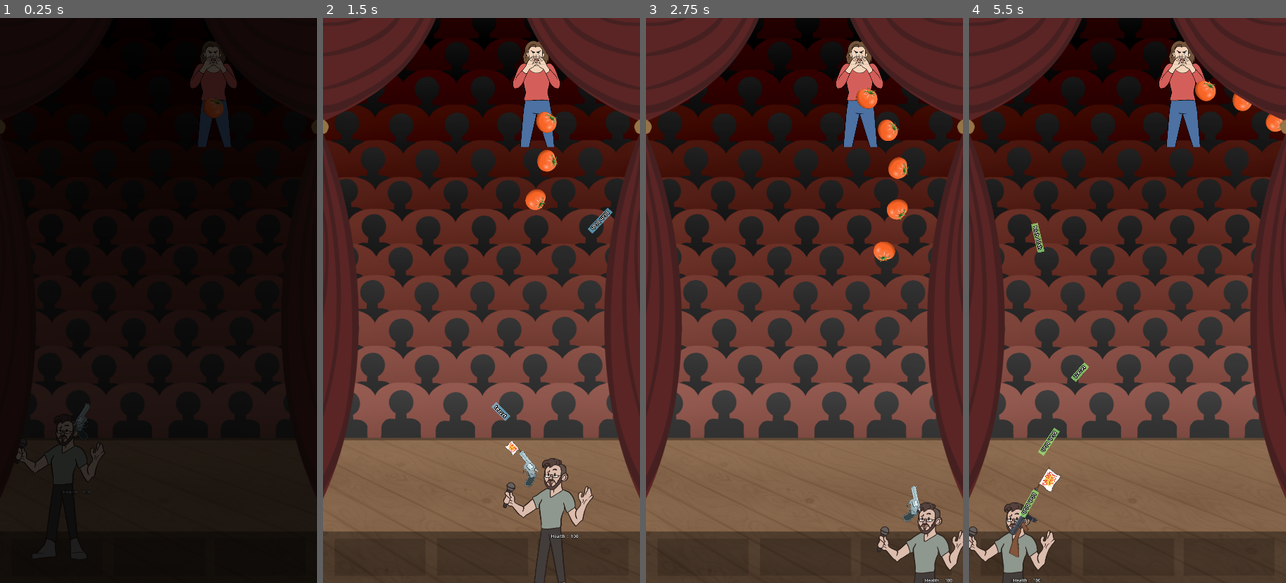
Above: before the commit, frames 1-4 (left to right).
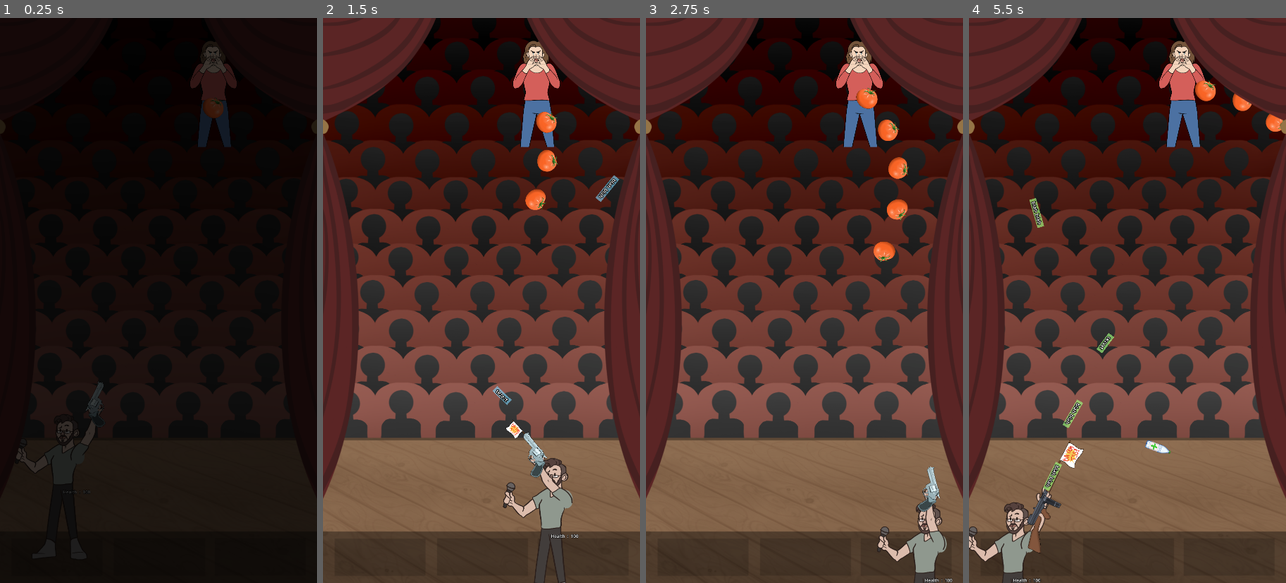
Above: after the commit, the same moments.

Repository: danmiltenberger/GlobalGameJam
Game: Godot game, scene res://LevelControl/root.tscn
Two runs of this game, one before a commit and one after it. Both use one fixed random seed, a clock stepped at 60 frames per second and the inputs below.
Inputs (mouse positions are in pixels of both pictures, inside the frame that each line leads up to):
- Up to frame 1 (0.25 s): no input
- Up to frame 2 (1.5 s): move the mouse to (551, 272) at 0.52 s; press the mouse at (551, 272) at 0.53 s; hold Right (ui_right) 0.53-1.28 s; move the mouse to (418, 328) at 1.27 s; release the mouse at (418, 328) at 1.28 s; hold Down (ui_down) from 1.28 s (still down); click (418, 328) at 1.35 s
- Up to frame 3 (2.75 s): move the mouse to (836, 176) at 2.02 s; release Down (ui_down) at 2.03 s; press the mouse at (836, 176) at 2.03 s; hold Right (ui_right) from 2.03 s (still down); tap 1 (weapon1) at 2.1 s
- Up to frame 4 (5.5 s): move the mouse to (1111, 413) at 2.77 s; release Right (ui_right) at 2.78 s; release the mouse at (1111, 413) at 2.78 s; hold Up (ui_up) 2.78-3.53 s; tap 2 (weapon2) at 2.85 s; click (1111, 413) at 3.05 s; move the mouse to (1222, 385) at 3.52 s; press the mouse at (1222, 385) at 3.53 s; hold Left (ui_left) 3.53-5.03 s; tap 3 (weapon3) at 3.6 s; move the mouse to (1032, 215) at 4.27 s; release the mouse at (1032, 215) at 4.28 s; click (1032, 215) at 4.35 s; move the mouse to (1143, 300) at 5.02 s; press the mouse at (1143, 300) at 5.03 s; hold Down (ui_down) from 5.03 s (still down)

The runs differ from the first frame. In frame 1, 0.3% of the frame differs, in the area x 22-33%, y 64-82%; in frame 2, 1.3%; in frame 3, 0.8%; in frame 4, 2.0%, in the area x 12-64%, y 31-98%.

Commit message:
Rotating arm with gun graphics

Diff:
--- a/Player.gd
+++ b/Player.gd
@@ -11,10 +11,12 @@
 @export var health: int = 100
 
 @onready var inspect_component: InspectComponent = $InspectComponent
+@onready var arm: Node2D = $Arm
+@export var base_arm_degs := -75.0
 
-@onready var gun1: Node2D = $Gun1
-@onready var gun2: Node2D = $Gun2
-@onready var gun3: Node2D = $Gun3
+@onready var gun1: Node2D = $Arm/Gun1
+@onready var gun2: Node2D = $Arm/Gun2
+@onready var gun3: Node2D = $Arm/Gun3
 @onready var guns = [gun1, gun2, gun3]
 @onready var currentGun = gun1
 
@@ -42,6 +44,16 @@
 		currentGun = gun3
 		update_gun()
 
+	# aim at mouse
+	var mouse_world_pos := get_global_mouse_position()
+	var arm_to_mouse := mouse_world_pos - arm.global_position
+	var angle_to_mouse_raw := arm_to_mouse.angle()
+	var is_right = abs(angle_to_mouse_raw) < PI/2
+	print_debug(is_right)
+	arm.global_rotation = angle_to_mouse_raw + deg_to_rad(base_arm_degs if is_right else -base_arm_degs)
+	arm.scale.y = 1 if is_right else -1
+	currentGun.is_right = is_right
+
 	# health
 	var inspect_dict: Dictionary = {
 		"Health" : health
--- a/Player/player.tscn
+++ b/Player/player.tscn
@@ -1,7 +1,8 @@
-[gd_scene load_steps=8 format=3 uid="uid://4jg1cfimm6ej"]
+[gd_scene load_steps=9 format=3 uid="uid://4jg1cfimm6ej"]
 
 [ext_resource type="Script" path="res://Player.gd" id="1_dt1rp"]
-[ext_resource type="Texture2D" uid="uid://cc2cowvhkm3tr" path="res://Graphics/Sully.png" id="2_3y420"]
+[ext_resource type="Texture2D" uid="uid://djxb4aacauf7j" path="res://Graphics/SullyBody.png" id="2_bddrt"]
+[ext_resource type="Texture2D" uid="uid://djm8c4ll0nttp" path="res://Graphics/SullyArm.png" id="3_1qi6t"]
 [ext_resource type="PackedScene" uid="uid://d1i32see57qax" path="res://Custom Components/inspect_component.tscn" id="3_7akyb"]
 [ext_resource type="PackedScene" uid="uid://pioiwm2jyoih" path="res://Weapons/gun_1.tscn" id="4_5ap0g"]
 [ext_resource type="PackedScene" uid="uid://bl4pfjln2i4ur" path="res://Weapons/gun_2.tscn" id="5_wixu5"]
@@ -22,20 +23,32 @@
 speed = 750
 
 [node name="Sprite2D" type="Sprite2D" parent="."]
-texture = ExtResource("2_3y420")
+texture = ExtResource("2_bddrt")
 region_rect = Rect2(256, 512, 64, 64)
+
+[node name="Arm" type="Sprite2D" parent="."]
+position = Vector2(97, -236)
+rotation = -1.309
+texture = ExtResource("3_1qi6t")
+offset = Vector2(21.9262, 136.005)
+region_rect = Rect2(256, 512, 64, 64)
+
+[node name="Gun1" parent="Arm" instance=ExtResource("4_5ap0g")]
+position = Vector2(104.33, 87.9961)
+rotation = 1.31598
+scale = Vector2(1.24105, 1.24105)
+
+[node name="Gun2" parent="Arm" instance=ExtResource("5_wixu5")]
+position = Vector2(96.4732, 197.77)
+rotation = 1.31598
+
+[node name="Gun3" parent="Arm" instance=ExtResource("6_nhj0i")]
+position = Vector2(98.2341, 215.933)
+rotation = 1.31598
+scale = Vector2(0.943242, 0.959444)
 
 [node name="InspectComponent" parent="." instance=ExtResource("3_7akyb")]
 
 [node name="CollisionShape2D" type="CollisionShape2D" parent="."]
 position = Vector2(10, -263)
 shape = SubResource("CapsuleShape2D_dddic")
-
-[node name="Gun1" parent="." instance=ExtResource("4_5ap0g")]
-position = Vector2(0, -308)
-
-[node name="Gun2" parent="." instance=ExtResource("5_wixu5")]
-position = Vector2(0, -308)
-
-[node name="Gun3" parent="." instance=ExtResource("6_nhj0i")]
-position = Vector2(0, -308)
--- a/Weapons/gun_1.gd
+++ b/Weapons/gun_1.gd
@@ -3,6 +3,7 @@
 # when the player presses shoot, send a word in that direction
 
 @export var bullet_scn: PackedScene
+@export var is_right := true
 
 @export var cooldown_base_sec: float = 0.2
 var cooldown_remaining_sec: float = 0.0
@@ -28,19 +29,13 @@
 	right_shoot.hide()
 
 func _process(delta: float) -> void:
-	# point to mouse
-	var mouse_world_pos := get_global_mouse_position()
-	var gun_to_mouse := mouse_world_pos - global_position
-	var angle_to_mouse := gun_to_mouse.angle()
-	rotation = angle_to_mouse
-
 	# toggle left or right graphics
-	if abs(angle_to_mouse) > PI/2:
+	if is_right:
+		left.hide()
+		right.show()
+	else:
 		left.show()
 		right.hide()
-	else:
-		left.hide()
-		right.show()
 
 	# shoot automatically
 	cooldown_remaining_sec -= delta
@@ -54,7 +49,7 @@
 	var bullet := bullet_scn.instantiate() as Node2D
 	get_tree().get_current_scene().add_child(bullet)
 	bullet.global_position = marker.global_position
-	bullet.rotation = rotation + PI
+	bullet.rotation = global_rotation + PI
 	bullet.get_node("Mover").speed = bullet_speed
 	bullet.get_node("LabelResizer").set_text(line.text)
 
--- a/Weapons/gun_1.tscn
+++ b/Weapons/gun_1.tscn
@@ -5,8 +5,8 @@
 [ext_resource type="Resource" uid="uid://d38yfy77p6164" path="res://Lines/test.tres" id="3_aj14w"]
 [ext_resource type="Texture2D" uid="uid://r1nd8hyahrp8" path="res://Graphics/Gun1.png" id="3_rk0yx"]
 [ext_resource type="Resource" uid="uid://bti1vxmcl0j2j" path="res://Lines/test2.tres" id="4_p4044"]
+[ext_resource type="Texture2D" uid="uid://bokthx3wvhs7q" path="res://Graphics/Gun_Badum_Flipped.png" id="5_2ntod"]
 [ext_resource type="Texture2D" uid="uid://cbsmdr8o22exl" path="res://Graphics/Gun_Badum.png" id="6_ge2h1"]
-[ext_resource type="Texture2D" uid="uid://bokthx3wvhs7q" path="res://Graphics/Gun_Badum_Left.png" id="7_el7e0"]
 
 [node name="Gun1" type="Node2D"]
 script = ExtResource("1_kb3em")
@@ -16,29 +16,13 @@
 lifetime_sec = 5.0
 lines = Array[Resource("res://Lines/LineResource.gd")]([ExtResource("3_aj14w"), ExtResource("4_p4044")])
 
-[node name="Left" type="Node2D" parent="."]
-
-[node name="Shoot" type="Sprite2D" parent="Left"]
-position = Vector2(370.86, -48.8)
-rotation = -3.14159
-scale = Vector2(0.18, 0.18)
-texture = ExtResource("6_ge2h1")
-region_rect = Rect2(320, 576, 64, 64)
-
-[node name="Base" type="Sprite2D" parent="Left"]
-position = Vector2(258.8, -48.8)
-rotation = -3.14159
-scale = Vector2(0.18, 0.18)
-texture = ExtResource("3_rk0yx")
-region_rect = Rect2(320, 576, 64, 64)
-
 [node name="Right" type="Node2D" parent="."]
 
 [node name="Shoot" type="Sprite2D" parent="Right"]
 position = Vector2(370.86, 45.2)
 rotation = -3.14159
 scale = Vector2(0.18, -0.18)
-texture = ExtResource("7_el7e0")
+texture = ExtResource("5_2ntod")
 region_rect = Rect2(320, 576, 64, 64)
 
 [node name="Base" type="Sprite2D" parent="Right"]
@@ -48,5 +32,21 @@
 texture = ExtResource("3_rk0yx")
 region_rect = Rect2(320, 576, 64, 64)
 
+[node name="Left" type="Node2D" parent="."]
+
+[node name="Shoot" type="Sprite2D" parent="Left"]
+position = Vector2(370.86, 45.2)
+rotation = -3.14159
+scale = Vector2(0.18, -0.18)
+texture = ExtResource("6_ge2h1")
+region_rect = Rect2(320, 576, 64, 64)
+
+[node name="Base" type="Sprite2D" parent="Left"]
+position = Vector2(258.8, 45.2)
+rotation = -3.14159
+scale = Vector2(0.18, -0.18)
+texture = ExtResource("3_rk0yx")
+region_rect = Rect2(320, 576, 64, 64)
+
 [node name="InstancePoint" type="Marker2D" parent="."]
 position = Vector2(319.6, 2.08165e-12)
--- a/Weapons/gun_2.gd
+++ b/Weapons/gun_2.gd
@@ -3,6 +3,7 @@
 # when the player presses shoot, send a word in that direction
 
 @export var bullet_scn: PackedScene
+@export var is_right := true
 
 @export var cooldown_base_sec: float = 1.8
 var cooldown_remaining_sec: float = 0.0
@@ -34,19 +35,13 @@
 	right_shoot.hide()
 
 func _process(delta: float) -> void:
-	# point to mouse
-	var mouse_world_pos := get_global_mouse_position()
-	var gun_to_mouse := mouse_world_pos - global_position
-	var angle_to_mouse := gun_to_mouse.angle()
-	rotation = angle_to_mouse
-
 	# toggle left or right graphics
-	if abs(angle_to_mouse) > PI/2:
+	if is_right:
+		left.hide()
+		right.show()
+	else:
 		left.show()
 		right.hide()
-	else:
-		left.hide()
-		right.show()
 
 	# shoot automatically
 	cooldown_remaining_sec -= delta
@@ -63,7 +58,7 @@
 		var bullet := bullet_scn.instantiate() as Node2D
 		get_tree().get_current_scene().add_child(bullet)
 		bullet.global_position = marker.global_position
-		bullet.rotation = rotation + PI + deg_to_rad(degs)
+		bullet.rotation = global_rotation + PI + deg_to_rad(degs)
 		bullet.get_node("Mover").speed = bullet_speed
 		bullet.get_node("LabelResizer").set_text(line.text)
 
--- a/Weapons/gun_2.tscn
+++ b/Weapons/gun_2.tscn
@@ -5,8 +5,8 @@
 [ext_resource type="Texture2D" uid="uid://bqd180kpqj1eq" path="res://Graphics/Shotgun.png" id="2_lh22r"]
 [ext_resource type="Resource" uid="uid://d38yfy77p6164" path="res://Lines/test.tres" id="3_eypct"]
 [ext_resource type="Resource" uid="uid://bti1vxmcl0j2j" path="res://Lines/test2.tres" id="4_ckn4b"]
+[ext_resource type="Texture2D" uid="uid://bokthx3wvhs7q" path="res://Graphics/Gun_Badum_Flipped.png" id="5_o83x8"]
 [ext_resource type="Texture2D" uid="uid://cbsmdr8o22exl" path="res://Graphics/Gun_Badum.png" id="6_yfu2c"]
-[ext_resource type="Texture2D" uid="uid://bokthx3wvhs7q" path="res://Graphics/Gun_Badum_Left.png" id="7_eovrn"]
 
 [node name="Gun2" type="Node2D"]
 script = ExtResource("1_amwm8")
@@ -16,52 +16,52 @@
 lifetime_sec = 0.4
 lines = Array[Resource("res://Lines/LineResource.gd")]([ExtResource("3_eypct"), ExtResource("4_ckn4b")])
 
+[node name="Right" type="Node2D" parent="."]
+
+[node name="Shoot" type="Sprite2D" parent="Right"]
+position = Vector2(438.18, 90.6003)
+rotation = -3.14159
+scale = Vector2(0.34, -0.34)
+texture = ExtResource("5_o83x8")
+region_rect = Rect2(320, 576, 64, 64)
+
+[node name="Base" type="Sprite2D" parent="Right"]
+position = Vector2(57.8005, 76.2009)
+rotation = -3.14159
+scale = Vector2(0.38, -0.38)
+texture = ExtResource("2_lh22r")
+region_rect = Rect2(320, 576, 64, 64)
+
 [node name="Left" type="Node2D" parent="."]
 
 [node name="Shoot" type="Sprite2D" parent="Left"]
-position = Vector2(392.02, -73)
+position = Vector2(438.18, 90.6003)
 rotation = -3.14159
-scale = Vector2(0.26, 0.26)
+scale = Vector2(0.34, -0.34)
 texture = ExtResource("6_yfu2c")
 region_rect = Rect2(320, 576, 64, 64)
 
 [node name="Base" type="Sprite2D" parent="Left"]
-position = Vector2(122.6, -57)
+position = Vector2(57.8005, 76.2009)
 rotation = -3.14159
-scale = Vector2(0.26, 0.26)
-texture = ExtResource("2_lh22r")
-region_rect = Rect2(320, 576, 64, 64)
-
-[node name="Right" type="Node2D" parent="."]
-
-[node name="Shoot" type="Sprite2D" parent="Right"]
-position = Vector2(392.02, 67)
-rotation = -3.14159
-scale = Vector2(0.26, -0.26)
-texture = ExtResource("7_eovrn")
-region_rect = Rect2(320, 576, 64, 64)
-
-[node name="Base" type="Sprite2D" parent="Right"]
-position = Vector2(122.6, 51)
-rotation = -3.14159
-scale = Vector2(0.26, -0.26)
+scale = Vector2(0.38, -0.38)
 texture = ExtResource("2_lh22r")
 region_rect = Rect2(320, 576, 64, 64)
 
 [node name="InstancePoint" type="Marker2D" parent="."]
-position = Vector2(311, -33)
+position = Vector2(351, -36)
 
 [node name="InstancePoint2" type="Marker2D" parent="."]
-position = Vector2(313, -15)
+position = Vector2(353, -18)
 
 [node name="InstancePoint3" type="Marker2D" parent="."]
-position = Vector2(331, -8)
+position = Vector2(371, -11)
 
 [node name="InstancePoint4" type="Marker2D" parent="."]
-position = Vector2(331, 11)
+position = Vector2(371, 8)
 
 [node name="InstancePoint5" type="Marker2D" parent="."]
-position = Vector2(314, 17)
+position = Vector2(354, 14)
 
 [node name="InstancePoint6" type="Marker2D" parent="."]
-position = Vector2(311, 35)
+position = Vector2(351, 32)
--- a/Weapons/gun_3.gd
+++ b/Weapons/gun_3.gd
@@ -3,6 +3,7 @@
 # when the player presses shoot, send a word in that direction
 
 @export var bullet_scn: PackedScene
+@export var is_right := true
 
 @export var cooldown_base_sec: float = 0.2
 var cooldown_remaining_sec: float = 0.0
@@ -28,19 +29,13 @@
 	right_shoot.hide()
 
 func _process(delta: float) -> void:
-	# point to mouse
-	var mouse_world_pos := get_global_mouse_position()
-	var gun_to_mouse := mouse_world_pos - global_position
-	var angle_to_mouse := gun_to_mouse.angle()
-	rotation = angle_to_mouse
-
 	# toggle left or right graphics
-	if abs(angle_to_mouse) > PI/2:
+	if is_right:
+		left.hide()
+		right.show()
+	else:
 		left.show()
 		right.hide()
-	else:
-		left.hide()
-		right.show()
 
 	# shoot automatically
 	cooldown_remaining_sec -= delta
@@ -54,7 +49,7 @@
 	var bullet := bullet_scn.instantiate() as Node2D
 	get_tree().get_current_scene().add_child(bullet)
 	bullet.global_position = marker.global_position
-	bullet.rotation = rotation + PI
+	bullet.rotation = global_rotation + PI
 	bullet.get_node("Mover").speed = bullet_speed
 	bullet.get_node("LabelResizer").set_text(line.text)
 
--- a/Weapons/gun_3.tscn
+++ b/Weapons/gun_3.tscn
@@ -4,9 +4,9 @@
 [ext_resource type="PackedScene" uid="uid://7aewwkjgc424" path="res://Weapons/bullet_3.tscn" id="2_fv1ks"]
 [ext_resource type="Resource" uid="uid://d38yfy77p6164" path="res://Lines/test.tres" id="3_ngcwt"]
 [ext_resource type="Resource" uid="uid://bti1vxmcl0j2j" path="res://Lines/test2.tres" id="4_pdq0k"]
+[ext_resource type="Texture2D" uid="uid://bokthx3wvhs7q" path="res://Graphics/Gun_Badum_Flipped.png" id="5_d8m0e"]
 [ext_resource type="Texture2D" uid="uid://cbsmdr8o22exl" path="res://Graphics/Gun_Badum.png" id="6_sxxy1"]
 [ext_resource type="Texture2D" uid="uid://byc1vt45gi3ee" path="res://Graphics/TommyGun.png" id="6_uh6kw"]
-[ext_resource type="Texture2D" uid="uid://bokthx3wvhs7q" path="res://Graphics/Gun_Badum_Left.png" id="7_1mbhl"]
 
 [node name="Gun1" type="Node2D"]
 script = ExtResource("1_47i84")
@@ -15,37 +15,37 @@
 lifetime_sec = 5.0
 lines = Array[Resource("res://Lines/LineResource.gd")]([ExtResource("3_ngcwt"), ExtResource("4_pdq0k")])
 
+[node name="Right" type="Node2D" parent="."]
+
+[node name="Shoot" type="Sprite2D" parent="Right"]
+position = Vector2(447.45, 91.0003)
+rotation = -3.14159
+scale = Vector2(0.35, -0.35)
+texture = ExtResource("5_d8m0e")
+region_rect = Rect2(320, 576, 64, 64)
+
+[node name="Base" type="Sprite2D" parent="Right"]
+position = Vector2(35.0006, 66.001)
+rotation = -3.14159
+scale = Vector2(0.4, -0.4)
+texture = ExtResource("6_uh6kw")
+region_rect = Rect2(320, 576, 64, 64)
+
 [node name="Left" type="Node2D" parent="."]
 
 [node name="Shoot" type="Sprite2D" parent="Left"]
-position = Vector2(421.1, -84)
+position = Vector2(447.45, 91.0003)
 rotation = -3.14159
-scale = Vector2(0.3, 0.3)
+scale = Vector2(0.35, -0.35)
 texture = ExtResource("6_sxxy1")
 region_rect = Rect2(320, 576, 64, 64)
 
 [node name="Base" type="Sprite2D" parent="Left"]
-position = Vector2(99.0004, -53)
+position = Vector2(35.0006, 66.001)
 rotation = -3.14159
-scale = Vector2(0.3, 0.3)
-texture = ExtResource("6_uh6kw")
-region_rect = Rect2(320, 576, 64, 64)
-
-[node name="Right" type="Node2D" parent="."]
-
-[node name="Shoot" type="Sprite2D" parent="Right"]
-position = Vector2(421.1, 78)
-rotation = -3.14159
-scale = Vector2(0.3, -0.3)
-texture = ExtResource("7_1mbhl")
-region_rect = Rect2(320, 576, 64, 64)
-
-[node name="Base" type="Sprite2D" parent="Right"]
-position = Vector2(99.0004, 49)
-rotation = -3.14159
-scale = Vector2(0.3, -0.3)
+scale = Vector2(0.4, -0.4)
 texture = ExtResource("6_uh6kw")
 region_rect = Rect2(320, 576, 64, 64)
 
 [node name="InstancePoint" type="Marker2D" parent="."]
-position = Vector2(319.6, 2.08165e-12)
+position = Vector2(365, -4)
Renamed: Graphics/Gun_Badum_Left.png -> Graphics/Gun_Badum_Flipped.png
Not shown, added: Graphics/Gun_Badum_Flipped.png.import
Binary file added: Graphics/SullyArm.png
Not shown, added: Graphics/SullyArm.png.import
Binary file added: Graphics/SullyBody.png
Not shown, changed: Graphics/SullyBody.png.import
